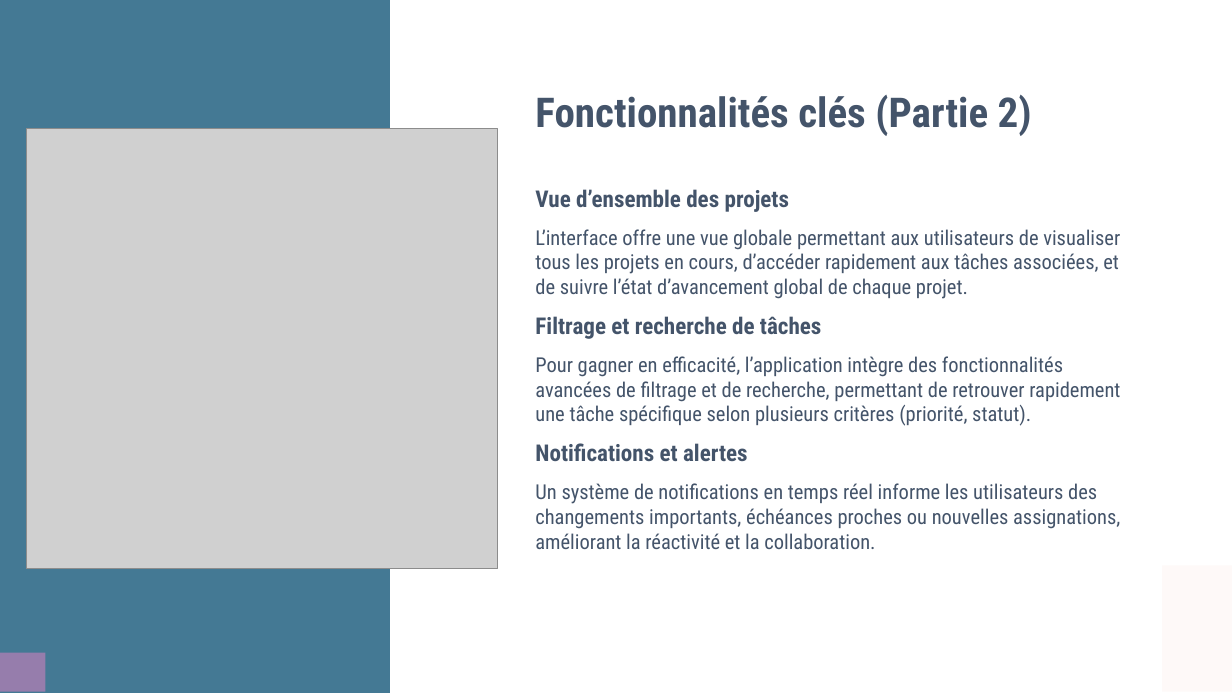
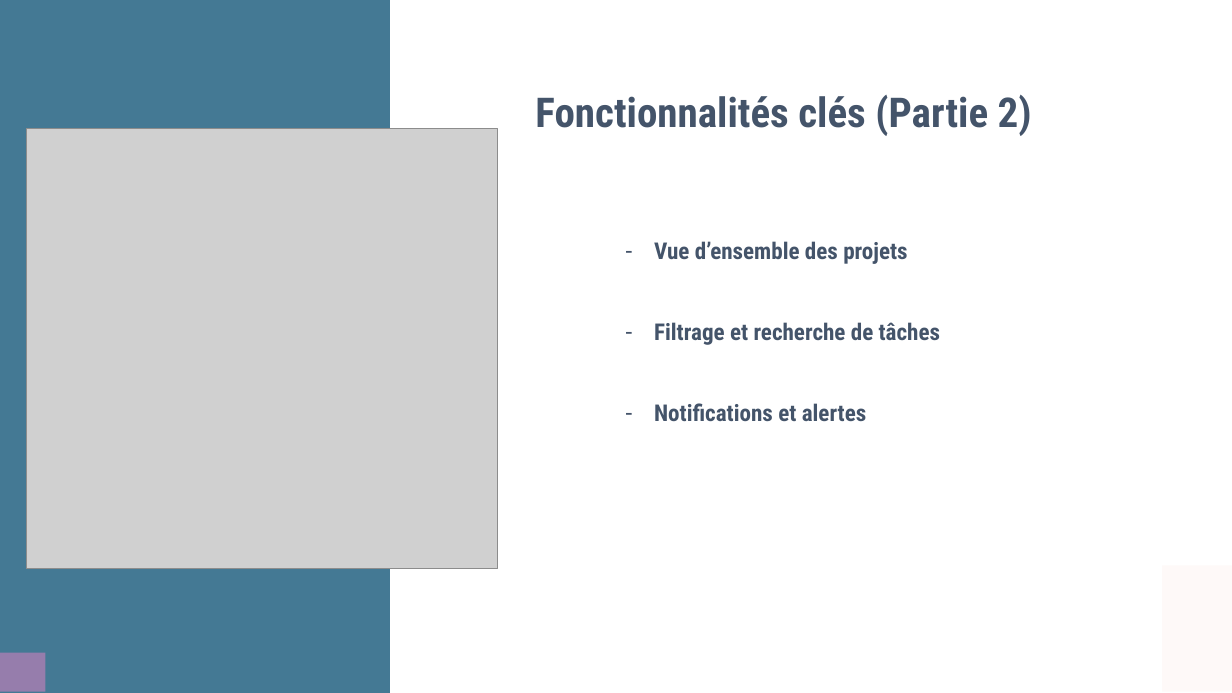
Before and after one commit to chrisrou2025/taskflow, a slide deck: slide 8 of Powerpoint du projet taskflow.pptx. Drawn at 1232x693 pixels with LibreOffice and Linux fonts; fonts in the diff are those of the drawing; grey boxes stand for pictures. Boxes give left, top, right and bottom in pixels: in the first picture for what was removed or moved away, otherwise in the second. Text is boxed around its words. In the diff, an @@ line names an element or a change of style, - is before the commit and + after.

```diff
--- a/Powerpoint du projet taskflow.pptx
+++ b/Powerpoint du projet taskflow.pptx
@@ text at (x1=535, y1=229, x2=1120, y2=299): paragraph removed @@
-L’interface offre une vue globale permettant aux utilisateurs de visualiser tous les projets en cours, d’accéder rapidement aux tâches associées, et de suivre l’état d’avancement global de chaque projet.
@@ text "Vue d’ensemble des projets" moved from (x1=535, y1=189, x2=1120, y2=549) to (x1=654, y1=241, x2=940, y2=421) @@
@@ text "Vue d’ensemble des projets" at (x1=654, y1=241, x2=940, y2=421): bullet none to - @@
@@ text at (x1=535, y1=356, x2=1120, y2=426): paragraph removed @@
-Pour gagner en efficacité, l’application intègre des fonctionnalités avancées de filtrage et de recherche, permettant de retrouver rapidement une tâche spécifique selon plusieurs critères (priorité, statut).
@@ text at (x1=535, y1=483, x2=1120, y2=549): paragraph removed @@
-Un système de notifications en temps réel informe les utilisateurs des changements importants, échéances proches ou nouvelles assignations, améliorant la réactivité et la collaboration.
```
Also in this commit, not shown: 10 other slides changed, 4 other files.
